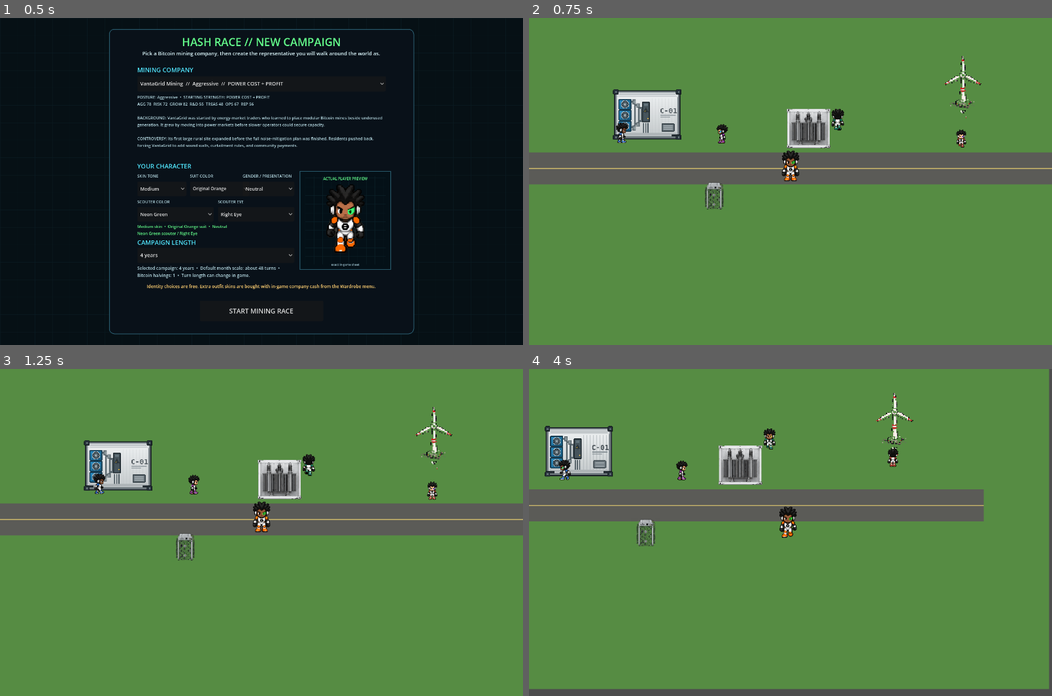
Above: before the commit, frames 1-4 (two rows, left to right).
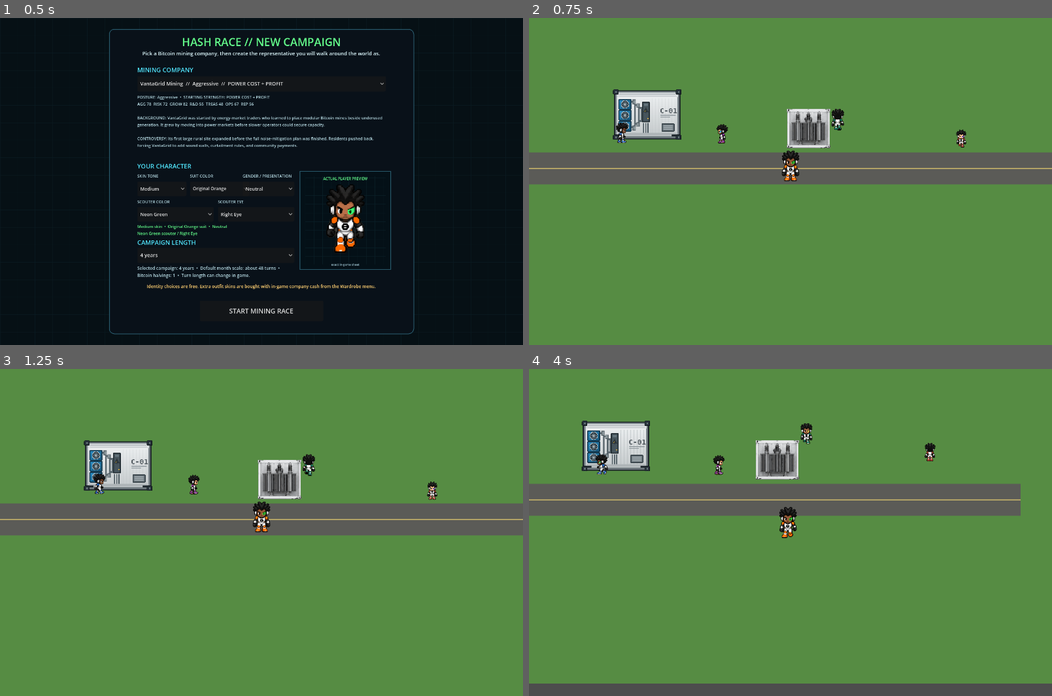
Above: after the commit, the same moments.

Repository: 1freetech/HashRace
Game: Godot game, scene res://scenes/campaign_setup.tscn
Same seed, same stepped clock (60 frames per second), same inputs: the game is played once before the commit and once after it.
Inputs (mouse positions are in pixels of both pictures, inside the frame that each line leads up to):
- Up to frame 1 (0.5 s): no input
- Up to frame 2 (0.75 s): click "START MINING RACE" at 0.5 s
- Up to frame 3 (1.25 s): no input
- Up to frame 4 (4 s): tap Enter (ui_accept) at 1.25, 1.52 s; move the mouse to (905, 516) at 1.27 s; hold D (move_right) 1.28-2 s; tap E at 1.35 s; click (905, 516) at 1.42 s; drag from (685, 548) to (764, 597) at 2.02 s; move the mouse to (842, 460) at 2.77 s; hold D (move_right) 2.78-3.5 s; tap 0 at 2.85 s; drag from (764, 597) to (633, 483) at 3.52 s

Frame 1 is identical in both runs. In frame 2, 0.4% of the frame differs, in the area x 33-87%, y 11-59%; in frame 3, 0.4%; in frame 4, 12%, in the area x 0-100%, y 0-98%.
Error after the commit: Invalid access to property or key 'asic' on a base object of type 'Dictionary'. (res://scripts/world.gd:280)

Commit message:
Ground ASIC load with campus distribution chain

Diff:
--- a/Godot/scripts/world.gd
+++ b/Godot/scripts/world.gd
@@ -53,7 +53,7 @@
     # aspect-fit/Y-sort/collision path, but reduce its live footprint so it no
     # longer dominates the nearby player and ASIC equipment.
     "transformer": Rect2(890, 450, 120, 108),
-    "asic": Rect2(650, 650, 80, 80),
+    # Keep the validated 64x64 ASIC crop in the same imported 2x2 sheet, but\n    # place the mining load beside the container/distribution chain instead of\n    # stranding it below the service road in otherwise empty grass.\n    "asic": Rect2(650, 500, 80, 80),
     "wind": Rect2(1280, 300, 176, 176)
 }
 
